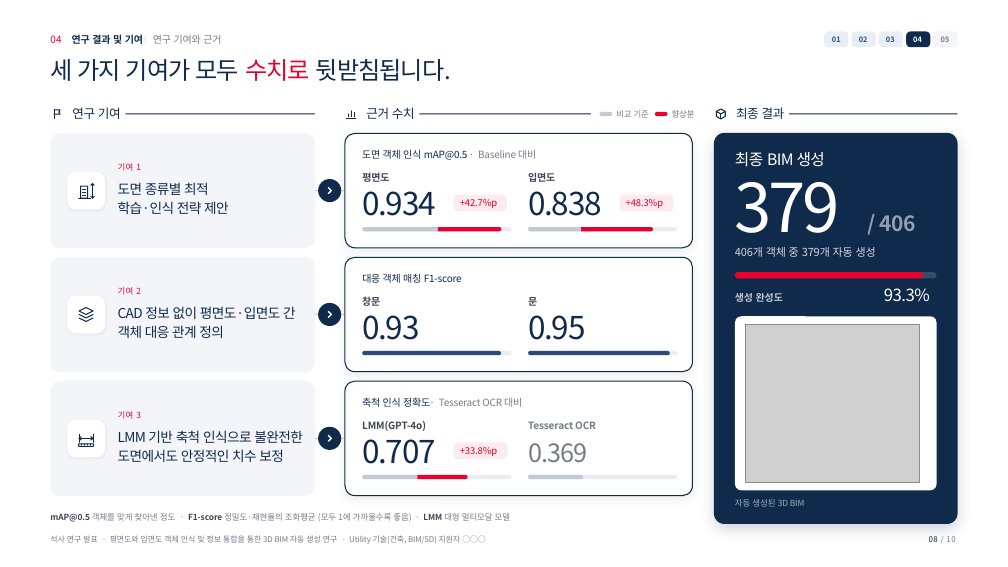
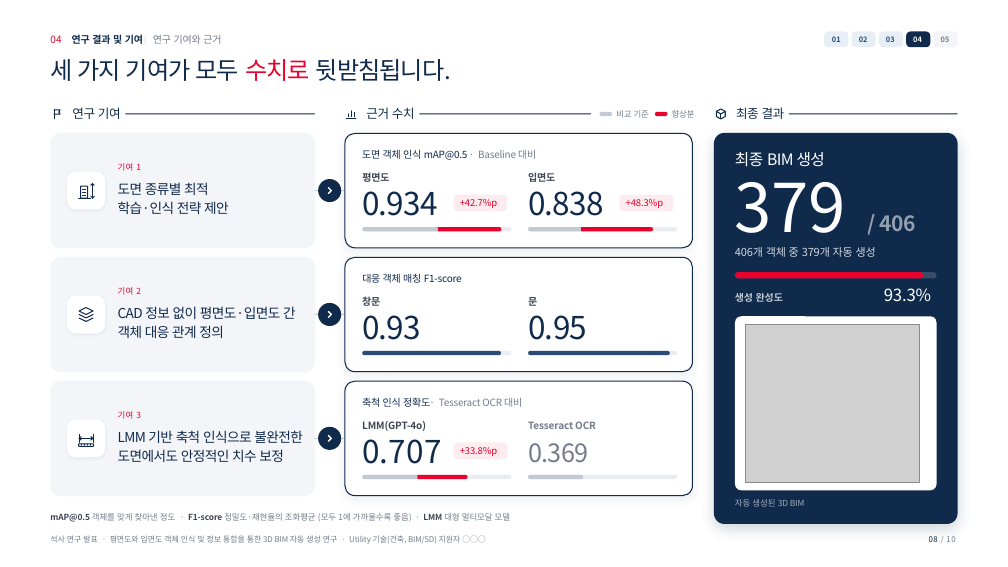
Before and after one commit to tmdgns5782-pixel/dcd, a slide deck: slide 8 of skh-pt/pptx/deck10.pptx. Drawn at 1008x567 pixels with LibreOffice and Linux fonts; fonts in the diff are those of the drawing; grey boxes stand for pictures. Boxes give left, top, right and bottom in pixels: in the first picture for what was removed or moved away, otherwise in the second. Text is boxed around its words. In the diff, an @@ line names an element or a change of style, - is before the commit and + after.

```diff
--- a/skh-pt/pptx/deck10.pptx
+++ b/skh-pt/pptx/deck10.pptx
@@ text "379" at [735, 164, 846, 249]: letter spacing -3.2 to -0.4 pt @@
@@ text "0.934" at [362, 191, 437, 216]: letter spacing -1.2 to -0.8 pt @@
@@ text "0.838" at [528, 191, 604, 216]: letter spacing -1.2 to -0.6 pt @@
@@ text "93.3%" at [884, 288, 931, 302]: letter spacing -0.5 to -0.2 pt @@
@@ text "0.95" at [528, 315, 587, 340]: letter spacing -1.2 to -0.6 pt @@
@@ text "0.707" at [362, 439, 442, 464]: letter spacing -1.2 to 0.2 pt @@
```
Also in this commit, not shown: 9 other slides changed, 2 other files.
